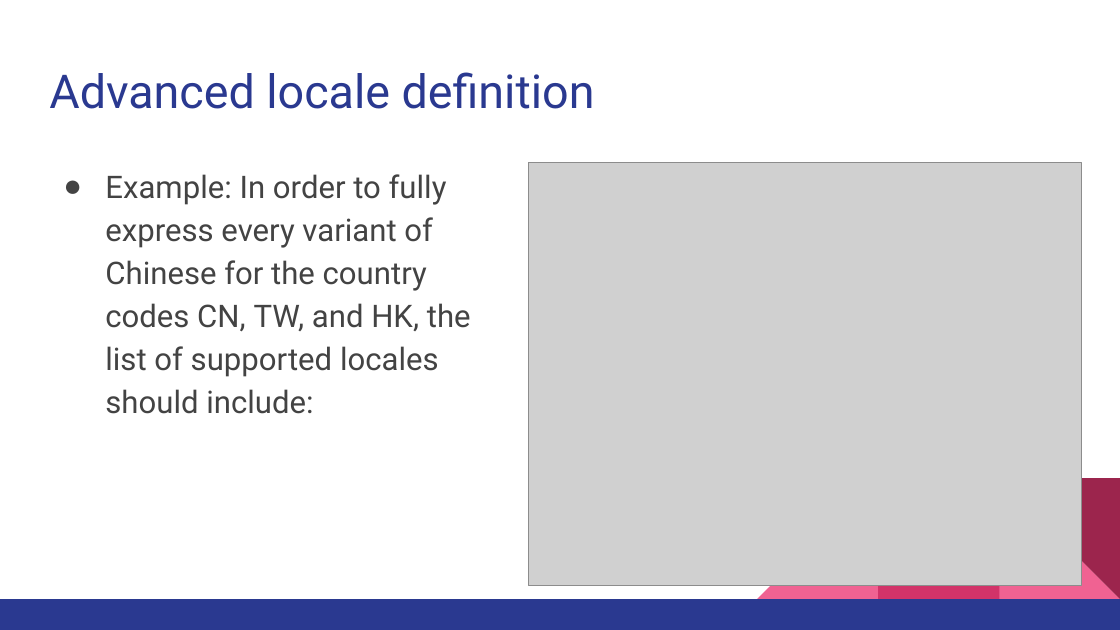
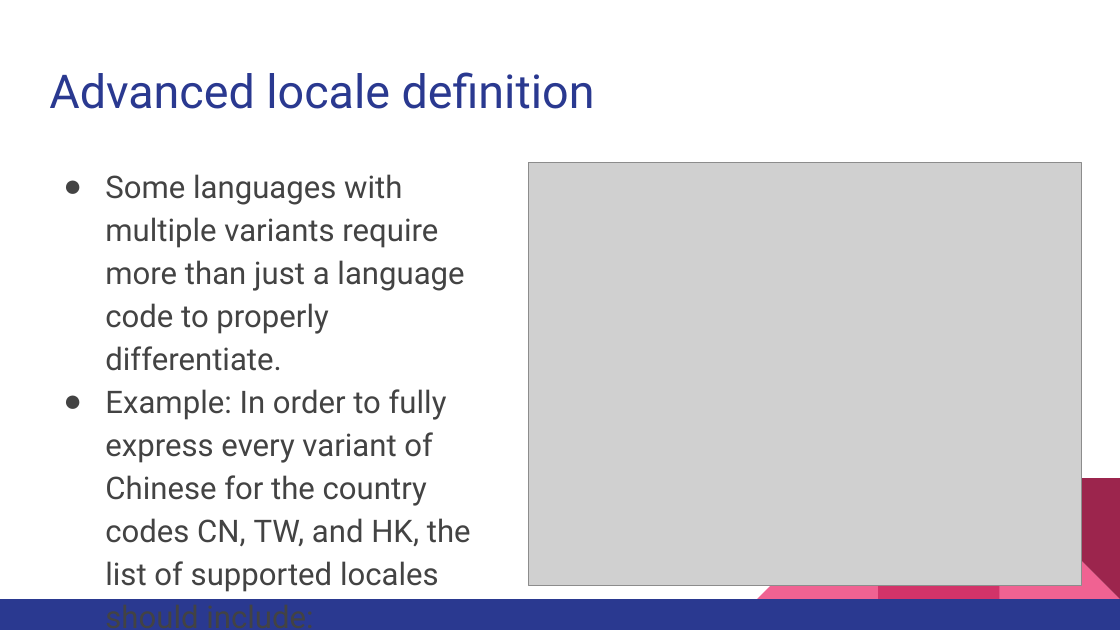
Before and after one commit to walkman617/Flutter2, a slide deck: slide 22 of Lecture/C05 Accessibility_Internationalization.pptx (slide 14 before the commit). Drawn at 1120x630 pixels with LibreOffice and Linux fonts; fonts in the diff are those of the drawing; grey boxes stand for pictures. Boxes give left, top, right and bottom in pixels: in the first picture for what was removed or moved away, otherwise in the second. Text is boxed around its words. In the diff, an @@ line names an element or a change of style, - is before the commit and + after.

```diff
--- a/Lecture/C05 Accessibility_Internationalization.pptx
+++ b/Lecture/C05 Accessibility_Internationalization.pptx
@@ text at [105,174,464,371]: paragraph added @@
+● Some languages with multiple variants require more than just a language code to properly differentiate.
```
Also in this commit, not shown: 9 slides added, 1 slide removed, 3 other files.
